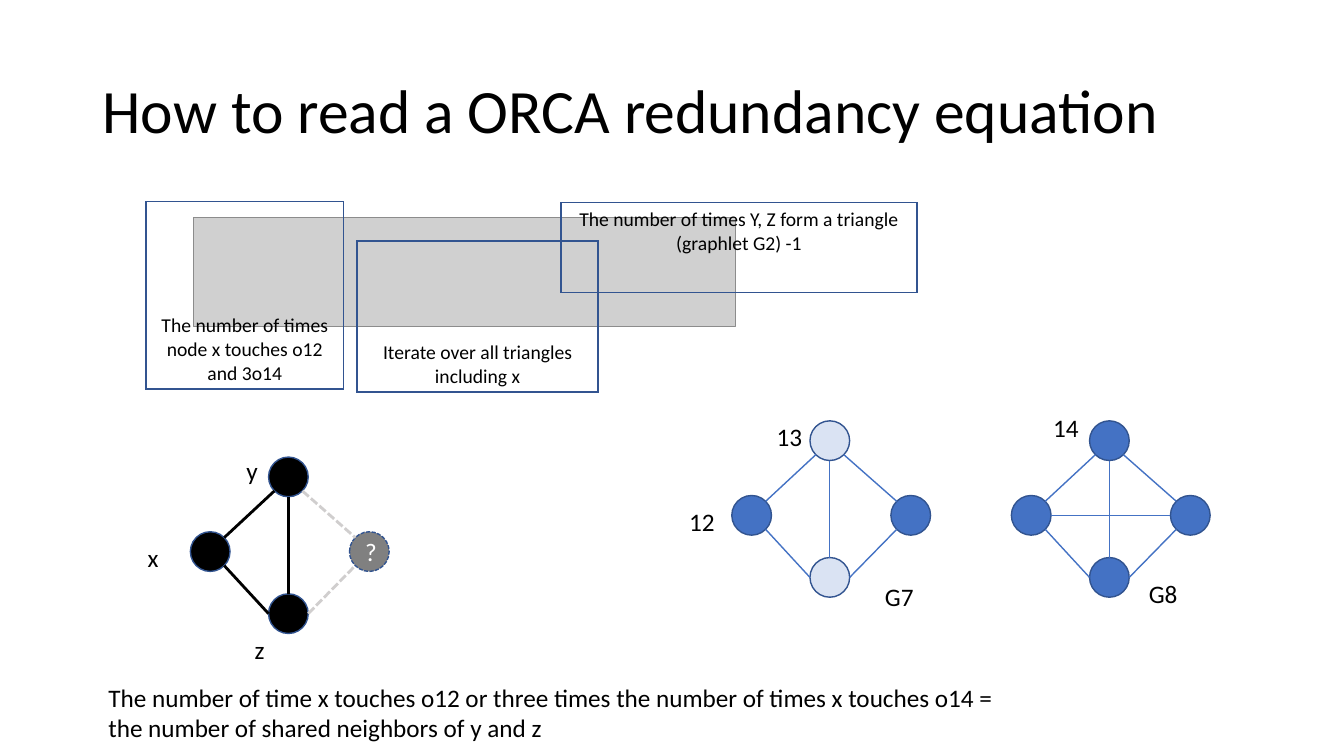
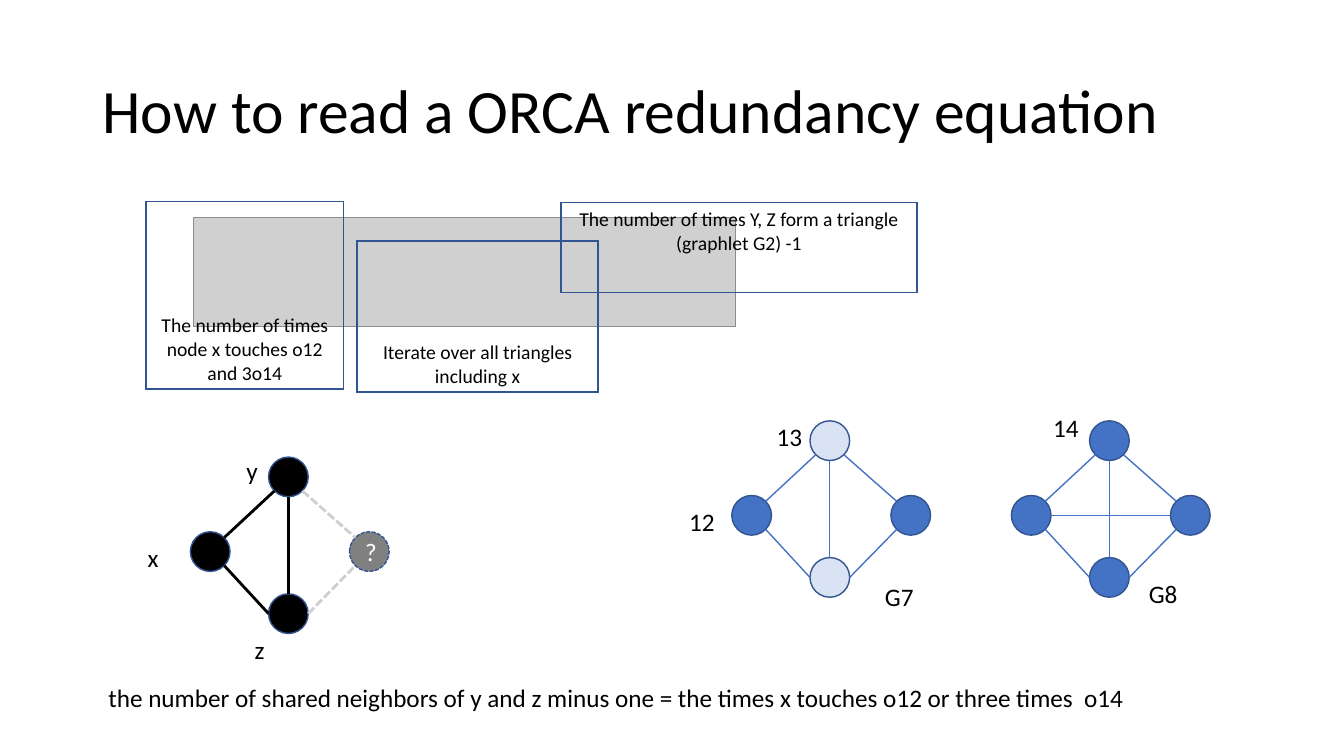
Before and after one commit to samwindels/gradco, a slide deck: slide 32 of presentation.pptx (slide 35 before the commit). Drawn at 1344x756 pixels with LibreOffice and Linux fonts; fonts in the diff are those of the drawing; grey boxes stand for pictures. Boxes give left, top, right and bottom in pixels: in the first picture for what was removed or moved away, otherwise in the second. Text is boxed around its words. In the diff, an @@ line names an element or a change of style, - is before the commit and + after.

```diff
--- a/presentation.pptx
+++ b/presentation.pptx
@@ text at (108,689,1123,712): text changed @@
-The number of time x touches o12 or three times the number of times x touches o14 = the number of shared neighbors of y and z
+the number of shared neighbors of y and z minus one = the times x touches o12 or three times o14
```
Also in this commit, not shown: 23 other slides changed, 2 slides added.
